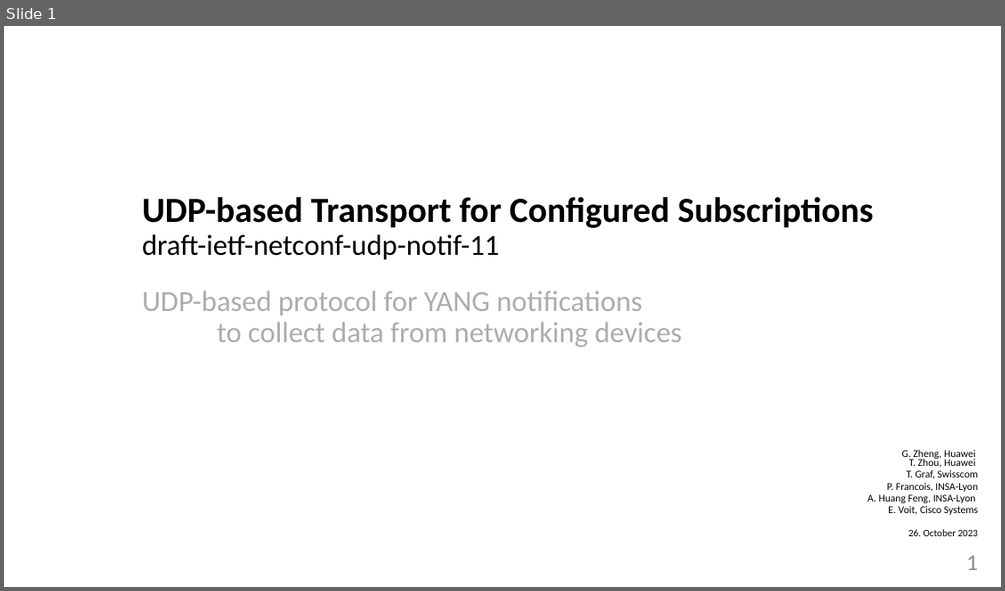
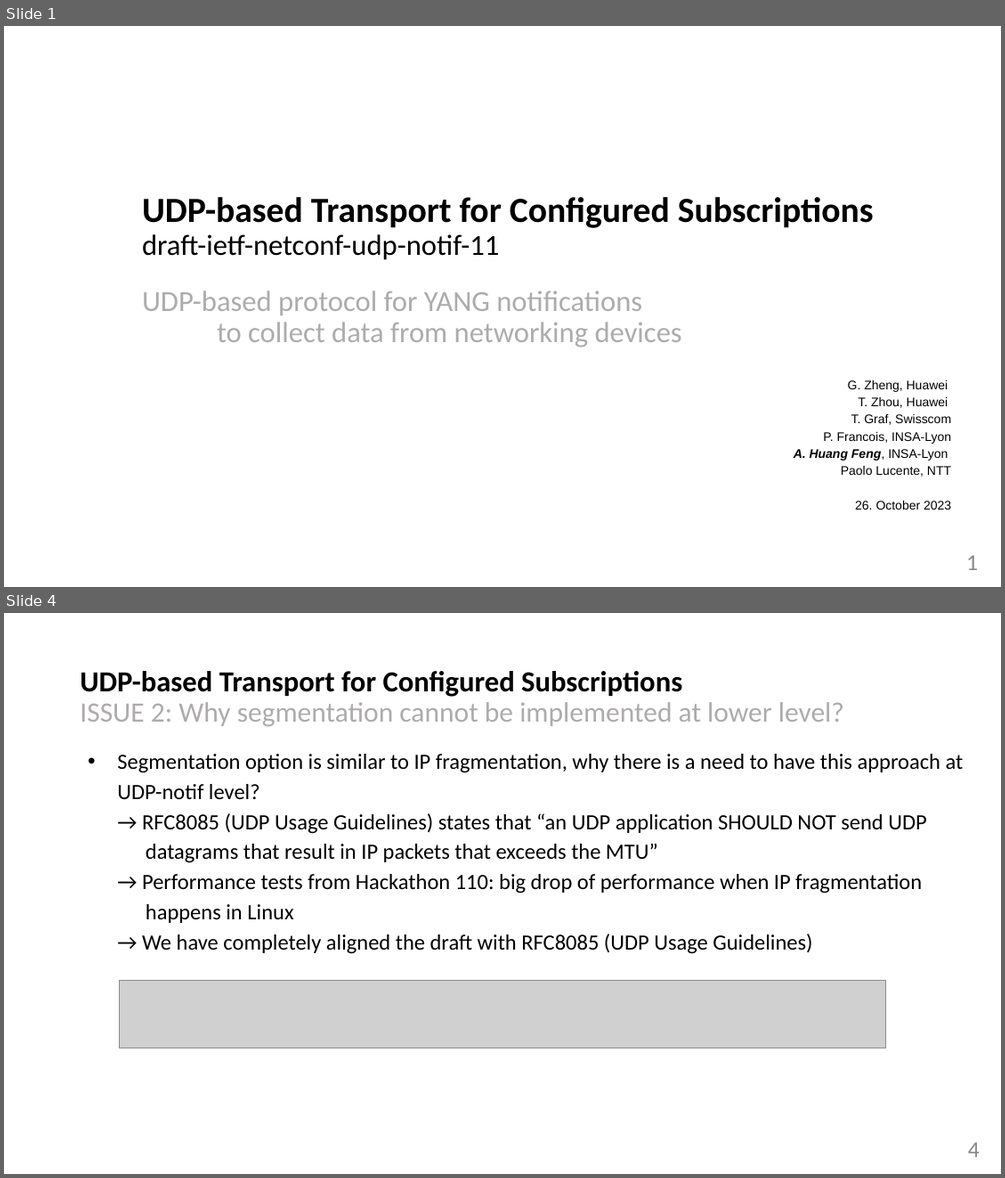
Before and after one commit to network-analytics/ietf-network-analytics-document-status, a slide deck: 118/NETCONF/draft-ietf-netconf-udp-notif-11.pptx. Shown one above the other, each under a label of ours: slide 1 before the commit, slides 1 and 4 after it; the slides between them are not shown. The pictures are 1005x591 and 1005x1178 pixels, drawn with LibreOffice and Linux fonts; fonts in the diff are those of the drawing; grey boxes stand for pictures. Boxes give left, top, right and bottom in pixels: in the first picture for what was removed or moved away, otherwise in the second. Text is boxed around its words. In the diff, an @@ line names an element or a change of style, - is before the commit and + after.

Commit message:
changed UDP-notif presentation adding feedback from the ML

```diff
--- a/118/NETCONF/draft-ietf-netconf-udp-notif-11.pptx
+++ b/118/NETCONF/draft-ietf-netconf-udp-notif-11.pptx
@@ slide 4 added at [4,613,1001,1174], background #FFFFFF @@
@@ title added at [80,671,844,726], 27 pt, text #AEABAB @@
+UDP-based Transport for Configured Subscriptions
+ISSUE 2: Why segmentation cannot be implemented at lower level?
@@ text added at [117,754,963,954], 21 pt, text #000000 @@
+• Segmentation option is similar to IP fragmentation, why there is a need to have this approach at UDP-notif level?
+→ RFC8085 (UDP Usage Guidelines) states that “an UDP application SHOULD NOT send UDP datagrams that result in IP packets that exceeds the MTU”
+→ Performance tests from Hackathon 110: big drop of performance when IP fragmentation happens in Linux
+→ We have completely aligned the draft with RFC8085 (UDP Usage Guidelines)
@@ picture added at [119,981,886,1048] @@
@@ page number added at [968,1142,979,1157], 22 pt, text #888888 @@
+4
@@ slide 1 changed as well @@
@@ text "G. Zheng, Huawei T. Zhou, ...": place and size @@
-text "G. Zheng, Huawei T. Zhou, ..." at [867,450,979,536]
+text "G. Zheng, Huawei T. Zhou, ..." at [793,380,951,509]
@@ text at [793,380,951,509]: size 10 to 12 pt in "G. Zheng, Huawei T. Zhou, Huawei", "T. Graf, Swisscom", "P. Francois, INSA-Lyon", "A. Huang Feng, INSA-Lyon"; font Calibri to Arial in "G. Zheng, Huawei T. Zhou, Huawei", "T. Graf, Swisscom", "P. Francois, INSA-Lyon", "A. Huang Feng, INSA-Lyon" and 1 more places; bold on, italic on in "A. Huang Feng,"; size 9.5 to 12 pt in "26. October 2023"; line spacing 0.7 to 1.15; less space between paragraphs @@
@@ text at [841,466,951,476]: text changed; size 10 to 12 pt; font Calibri to Arial @@
-E. Voit, Cisco Systems
+Paolo Lucente, NTT
```
Also in this commit, not shown: 1 other slide changed, 4 other slides added, 1 slide removed, 1 other file.
